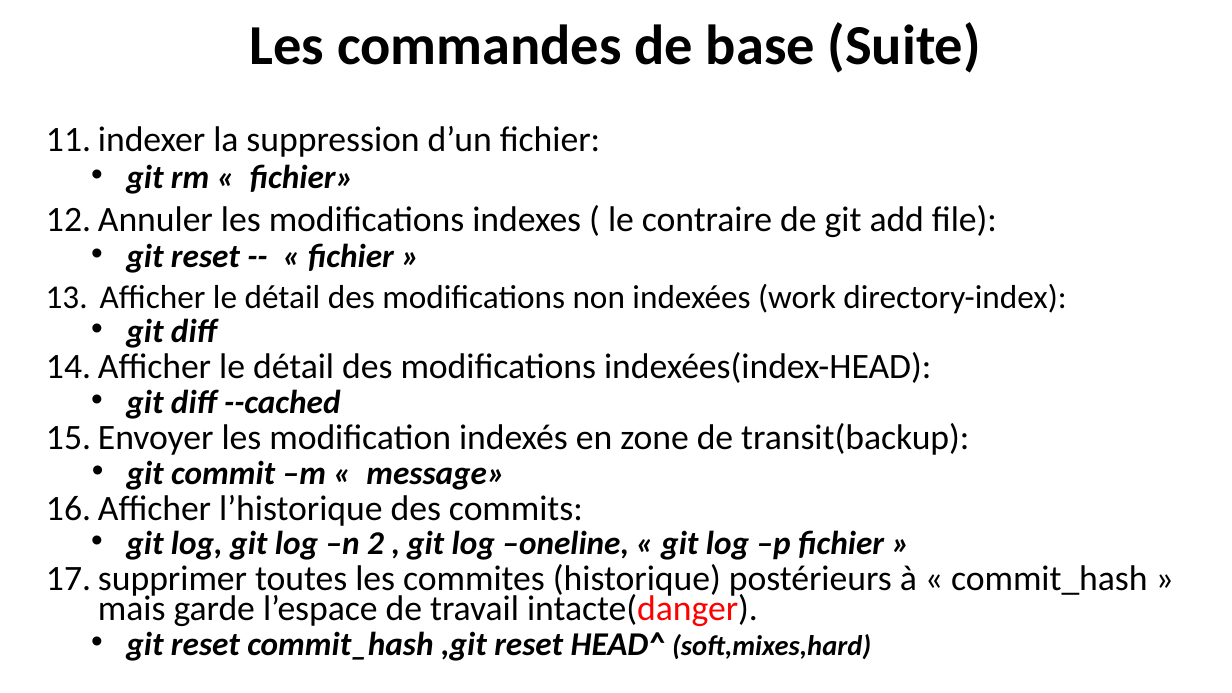
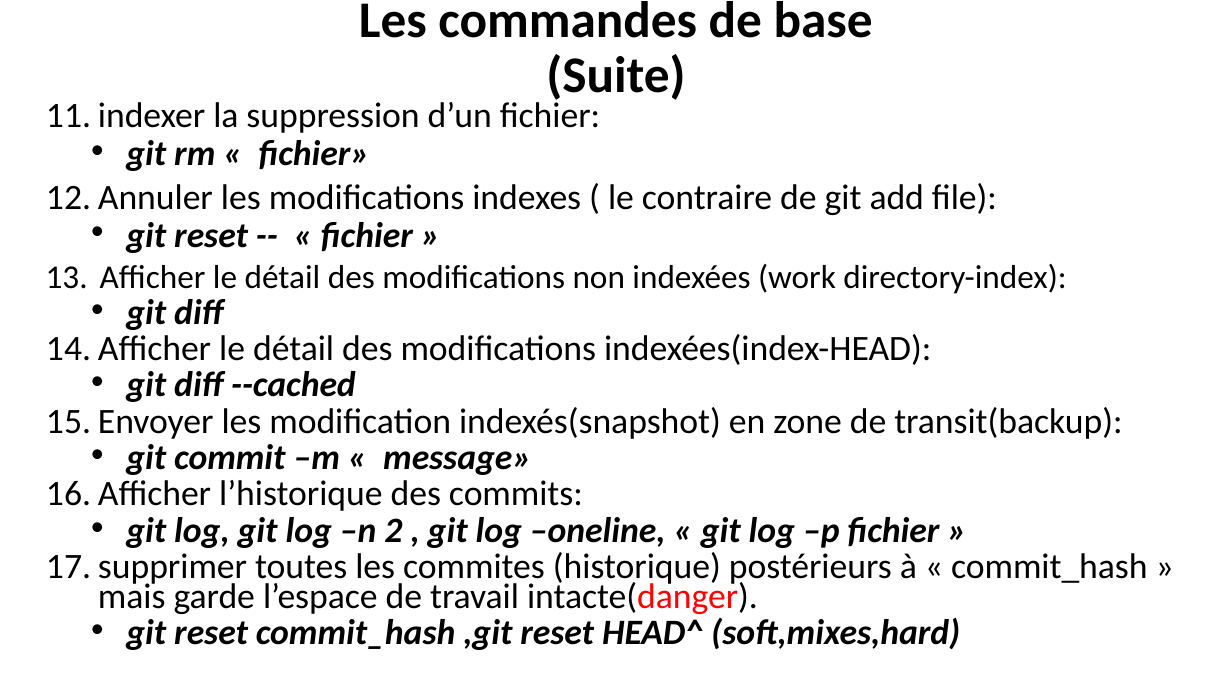
Before and after one commit to belakebiboussad/form, a slide deck: slide 10 of Formation Git.pptx (slide 9 before the commit). Drawn at 1232x693 pixels with LibreOffice and Linux fonts; fonts in the diff are those of the drawing. Boxes give left, top, right and bottom in pixels: in the first picture for what was removed or moved away, otherwise in the second. Text is boxed around its words. In the diff, an @@ line names an element or a change of style, - is before the commit and + after.

```diff
--- a/Formation Git.pptx
+++ b/Formation Git.pptx
@@ title "Les commandes de base (Suite)": place and size @@
-title "Les commandes de base (Suite)" at (250, 22, 981, 73)
+title "Les commandes de base (Suite)" at (359, 1, 873, 105)
@@ title "Les commandes de base (Suite)" at (359, 1, 873, 105): size 44 to 40 pt @@
@@ text "indexer la suppression d’un fichier:": place and size @@
-text "indexer la suppression d’un fichier:" at (98, 126, 1148, 661)
+text "indexer la suppression d’un fichier:" at (98, 98, 1148, 650)
@@ text at (126, 140, 960, 650): size 25.9 to 27.8 pt in "git rm « fichier»", "git reset -- « fichier »", "git diff", "git diff --cached" and 3 more places; size 22.2 to 27.8 pt in "(soft,mixes,hard)" @@
@@ text at (98, 407, 1122, 439): text changed @@
-  15. Envoyer les modification indexés en zone de transit(backup):
+  15. Envoyer les modification indexés(snapshot) en zone de transit(backup):
```
Also in this commit, not shown: 17 other slides changed, 3 slides added, 2 other files.
